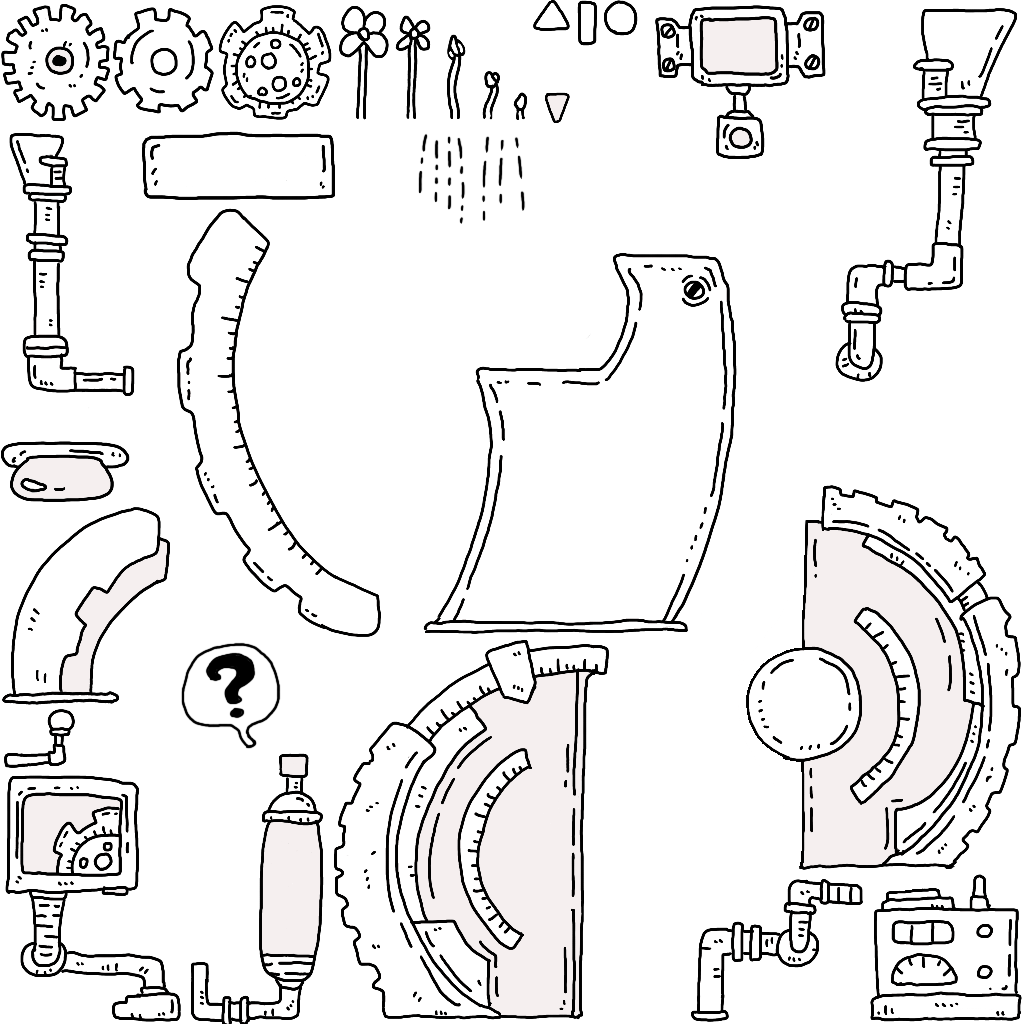
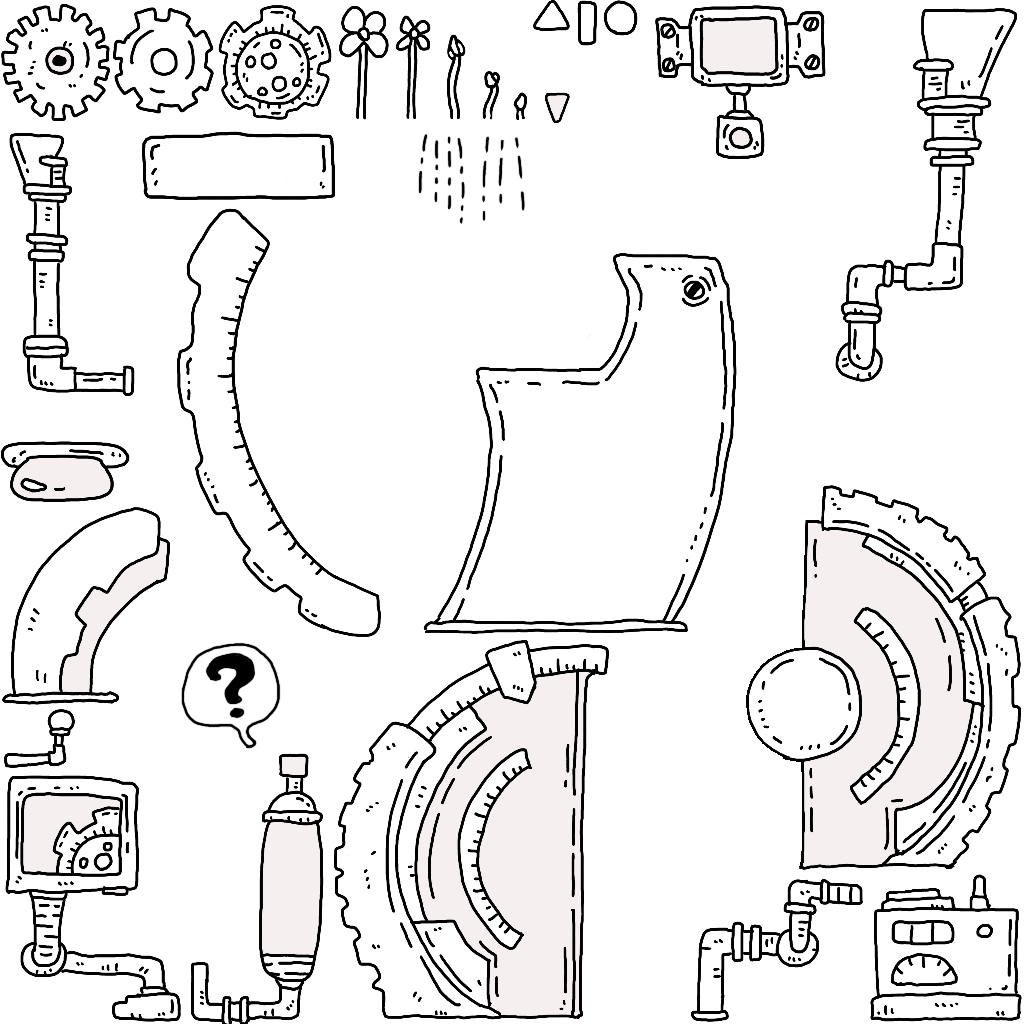
Layer changes from the first 1024 x 1024 image to the second:
painted on "レイヤー 84" over [977, 965, 993, 979]
